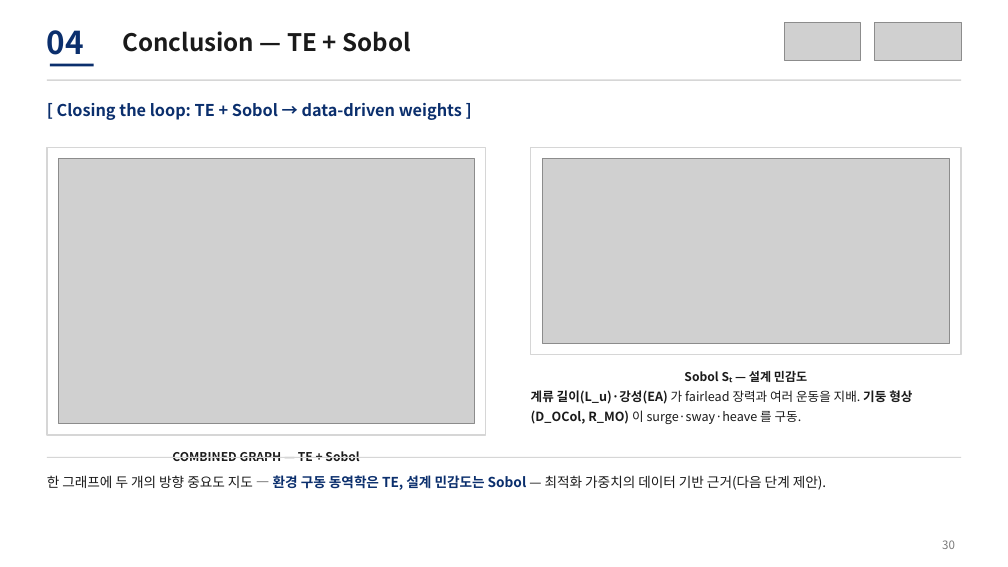
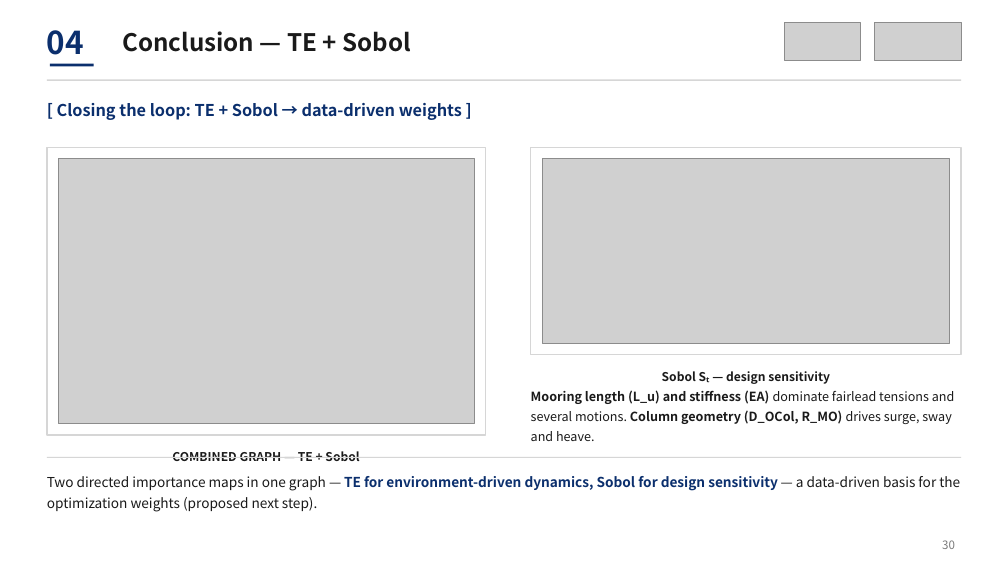
Before and after one commit to sinahdme/fowt-te-causal, a slide deck: slide 30 of reports/te-conference-talk-lab.pptx. Drawn at 1008x567 pixels with LibreOffice and Linux fonts; fonts in the diff are those of the drawing; grey boxes stand for pictures. Boxes give left, top, right and bottom in pixels: in the first picture for what was removed or moved away, otherwise in the second. Text is boxed around its words. In the diff, an @@ line names an element or a change of style, - is before the commit and + after.

```diff
--- a/reports/te-conference-talk-lab.pptx
+++ b/reports/te-conference-talk-lab.pptx
@@ text at [662, 371, 830, 384]: text changed @@
-Sobol Sₜ — 설계 민감도
+Sobol Sₜ — design sensitivity
@@ text at [531, 390, 955, 441]: text changed @@
-계류 길이(L_u)·강성(EA) 가 fairlead 장력과 여러 운동을 지배. 기둥 형상(D_OCol, R_MO) 이 surge·sway·heave 를 구동.
+Mooring length (L_u) and stiffness (EA) dominate fairlead tensions and several motions. Column geometry (D_OCol, R_MO) drives surge, sway and heave.
@@ text at [47, 476, 960, 512]: text changed @@
-한 그래프에 두 개의 방향 중요도 지도 — 환경 구동 동역학은 TE, 설계 민감도는 Sobol — 최적화 가중치의 데이터 기반 근거(다음 단계 제안).
+Two directed importance maps in one graph — TE for environment-driven dynamics, Sobol for design sensitivity — a data-driven basis for the optimization weights (proposed next step).
```
Also in this commit, not shown: 18 other slides changed, 13 slides added, 13 slides removed, 1 other file.
